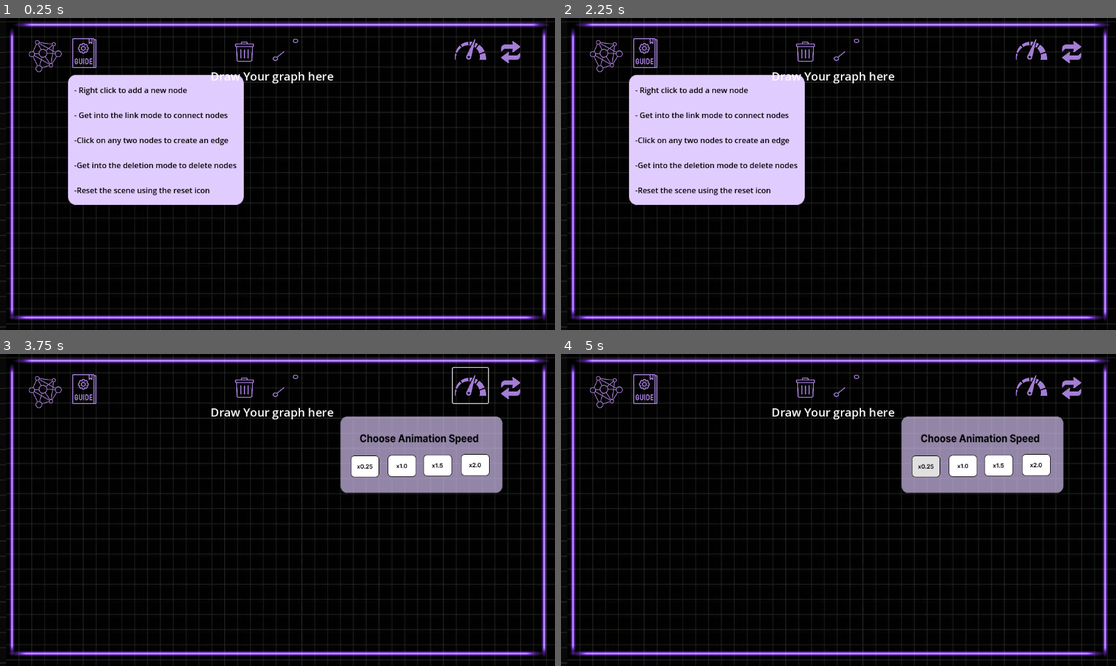
Above: before the commit, frames 1-4 (two rows, left to right).
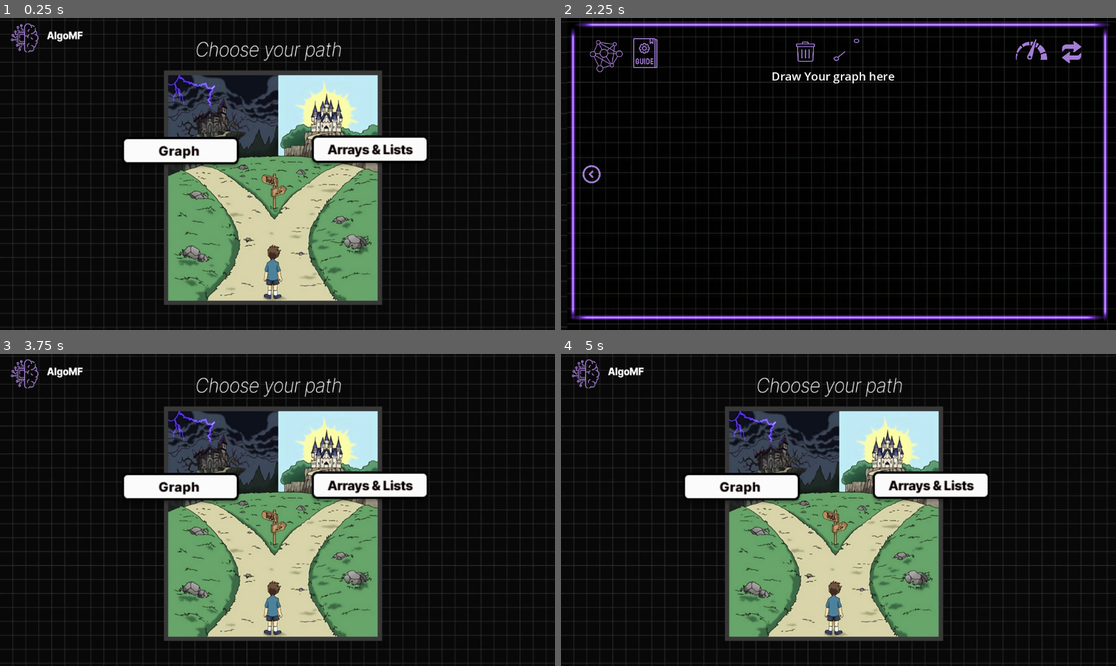
Above: after the commit, the same moments.

Repository: ftomara/Algo_MF
Game: Godot game, scene res://scenes/home_page.tscn
Same seed, same stepped clock (60 frames per second), same inputs: the game is played once before the commit and once after it. Before the commit the project starts from res://scenes/graph_scene_.tscn.
Inputs (mouse positions are in pixels of both pictures, inside the frame that each line leads up to):
- Up to frame 1 (0.25 s): no input
- Up to frame 2 (2.25 s): click (932, 152) at 0.52 s; click (588, 164) at 1.27 s; click (744, 152) at 2.02 s
- Up to frame 3 (3.75 s): click (33, 510) at 2.77 s; click (471, 385) at 3.52 s
- Up to frame 4 (5 s): click (927, 466) at 4.27 s

The runs differ from the first frame. In frame 1, 47% of the frame differs, in the area x 0-100%, y 0-100%; in frame 2, 13%; in frame 3, 45%; in frame 4, 45%.

Commit message:
Add Home page | Navigation between Scenes

Diff:
--- a/algo_visualizer/project.godot
+++ b/algo_visualizer/project.godot
@@ -11,7 +11,7 @@
 [application]
 
 config/name="Algo_Visualizer"
-run/main_scene="res://scenes/graph_scene_.tscn"
+run/main_scene="res://scenes/home_page.tscn"
 config/features=PackedStringArray("4.2", "Forward Plus")
 config/icon="res://icon.svg"
 
--- a/algo_visualizer/scenes/game.tscn
+++ b/algo_visualizer/scenes/game.tscn
@@ -23,6 +23,7 @@
 [ext_resource type="Texture2D" uid="uid://bjlc36uw0fef" path="res://assets/algorithm (3) 2.png" id="21_uijmx"]
 [ext_resource type="Texture2D" uid="uid://btu75lmaju2sm" path="res://assets/menuBG.png" id="22_b70sw"]
 [ext_resource type="Texture2D" uid="uid://oafthldre56y" path="res://assets/hover.png" id="23_lfeys"]
+[ext_resource type="Texture2D" uid="uid://bp8nxy2dn3obv" path="res://back arrow.png" id="24_i8b7q"]
 
 [sub_resource type="StyleBoxTexture" id="StyleBoxTexture_mohrj"]
 content_margin_left = 8.0
@@ -180,9 +181,9 @@
 anchors_preset = 1
 anchor_left = 1.0
 anchor_right = 1.0
-offset_left = -170.0
+offset_left = -103.0
 offset_top = 28.0
-offset_right = -94.0
+offset_right = -27.0
 offset_bottom = 104.0
 grow_horizontal = 0
 theme_override_styles/normal = SubResource("StyleBoxFlat_q85cv")
@@ -194,7 +195,7 @@
 alignment = 2
 
 [node name="info" parent="." instance=ExtResource("7_mkhgp")]
-position = Vector2(1048, 29)
+position = Vector2(934, -206)
 
 [node name="AudioStreamPlayer" type="AudioStreamPlayer" parent="."]
 stream = ExtResource("10_4nj0u")
@@ -204,10 +205,10 @@
 anchors_preset = 1
 anchor_left = 1.0
 anchor_right = 1.0
-offset_left = -257.0
-offset_top = 29.0
-offset_right = -184.0
-offset_bottom = 102.0
+offset_left = -195.0
+offset_top = 23.0
+offset_right = -122.0
+offset_bottom = 96.0
 grow_horizontal = 0
 icon = ExtResource("17_6ich0")
 flat = true
@@ -364,6 +365,20 @@
 theme_override_colors/font_color = Color(0, 0, 0, 1)
 theme_override_font_sizes/font_size = 15
 text = "Quick Sort"
+
+[node name="arrow" type="TextureButton" parent="."]
+layout_mode = 1
+anchors_preset = 4
+anchor_top = 0.5
+anchor_bottom = 0.5
+offset_left = 39.0
+offset_top = -41.0
+offset_right = 86.0
+offset_bottom = 6.0
+grow_vertical = 2
+texture_normal = ExtResource("24_i8b7q")
+ignore_texture_size = true
+stretch_mode = 0
 
 [connection signal="text_submitted" from="Background/MarginContainer/Rows/InputArea/HBoxContainer/LineEdit" to="." method="_on_line_edit_text_submitted"]
 [connection signal="text_submitted" from="Background/MarginContainer/Rows/InputArea/HBoxContainer/LineEdit" to="Background/MarginContainer/Rows/InputArea/HBoxContainer/LineEdit" method="_on_text_submitted"]
@@ -380,3 +395,4 @@
 [connection signal="pressed" from="MenuOptions/BubbleSort" to="." method="_on_bubble_sort_pressed"]
 [connection signal="pressed" from="MenuOptions/InsertionSort" to="." method="_on_insertion_sort_pressed"]
 [connection signal="pressed" from="MenuOptions/QuickSort" to="." method="_on_quick_sort_pressed"]
+[connection signal="pressed" from="arrow" to="." method="_on_arrow_pressed"]
--- a/algo_visualizer/scenes/graph_scene_.tscn
+++ b/algo_visualizer/scenes/graph_scene_.tscn
@@ -30,6 +30,7 @@
 [ext_resource type="Texture2D" uid="uid://b1shcljtm1x78" path="res://assets/recycle-bin (1).png" id="28_a712f"]
 [ext_resource type="Texture2D" uid="uid://eaxfa1hjjy5b" path="res://assets/nodes.png" id="29_535tv"]
 [ext_resource type="Texture2D" uid="uid://cjs3givi35t8q" path="res://assets/nodes_1.png" id="29_wtnk6"]
+[ext_resource type="Texture2D" uid="uid://bp8nxy2dn3obv" path="res://back arrow.png" id="31_05hj5"]
 
 [sub_resource type="StyleBoxTexture" id="StyleBoxTexture_dn7nt"]
 content_margin_left = 8.0
@@ -334,6 +335,7 @@
 flat = true
 
 [node name="guideWindow" type="TextureRect" parent="."]
+visible = false
 layout_mode = 0
 offset_left = 140.0
 offset_top = 117.0
@@ -594,6 +596,20 @@
 offset_bottom = 532.0
 grow_horizontal = 2
 grow_vertical = 0
+
+[node name="arrow" type="TextureButton" parent="."]
+layout_mode = 1
+anchors_preset = 4
+anchor_top = 0.5
+anchor_bottom = 0.5
+offset_left = 41.0
+offset_top = 176.0
+offset_right = 86.0
+offset_bottom = 221.0
+grow_vertical = 2
+texture_normal = ExtResource("31_05hj5")
+ignore_texture_size = true
+stretch_mode = 0
 
 [connection signal="pressed" from="reset" to="." method="_on_reset_pressed"]
 [connection signal="pressed" from="speed" to="." method="_on_speed_pressed"]
@@ -607,3 +623,4 @@
 [connection signal="confirmed" from="DeleteNodeDialog" to="." method="_on_delete_node_dialog_confirmed"]
 [connection signal="toggled" from="trash" to="." method="_on_trash_toggled"]
 [connection signal="toggled" from="line" to="." method="_on_line_toggled"]
+[connection signal="pressed" from="arrow" to="." method="_on_arrow_pressed"]
--- /dev/null
+++ b/algo_visualizer/scenes/home_page.gd
@@ -0,0 +1,9 @@
+extends Control
+
+
+func _on_array_pressed():
+	get_tree().change_scene_to_file("res://scenes/game.tscn")
+
+
+func _on_graph_pressed():
+	get_tree().change_scene_to_file("res://scenes/graph_scene_.tscn")
--- /dev/null
+++ b/algo_visualizer/scenes/home_page.tscn
@@ -0,0 +1,64 @@
+[gd_scene load_steps=6 format=3 uid="uid://o6n4qwphnnn2"]
+
+[ext_resource type="Texture2D" uid="uid://dfidfs2jbt5ae" path="res://assets/Home page.png" id="1_hky6d"]
+[ext_resource type="Script" path="res://scenes/home_page.gd" id="1_vk3mr"]
+[ext_resource type="Texture2D" uid="uid://8cl2os6tv4v2" path="res://assets/array and lists.png" id="2_kwdlt"]
+[ext_resource type="Texture2D" uid="uid://jr55d04cs1l8" path="res://assets/Graph.png" id="3_557gv"]
+
+[sub_resource type="StyleBoxTexture" id="StyleBoxTexture_2j3vc"]
+texture = ExtResource("1_hky6d")
+
+[node name="HomePage" type="Control"]
+layout_mode = 3
+anchors_preset = 15
+anchor_right = 1.0
+anchor_bottom = 1.0
+grow_horizontal = 2
+grow_vertical = 2
+script = ExtResource("1_vk3mr")
+
+[node name="Panel" type="Panel" parent="."]
+layout_mode = 1
+anchors_preset = 15
+anchor_right = 1.0
+anchor_bottom = 1.0
+grow_horizontal = 2
+grow_vertical = 2
+theme_override_styles/panel = SubResource("StyleBoxTexture_2j3vc")
+
+[node name="Array" type="Button" parent="Panel"]
+layout_mode = 1
+anchors_preset = 8
+anchor_left = 0.5
+anchor_top = 0.5
+anchor_right = 0.5
+anchor_bottom = 0.5
+offset_left = 59.0
+offset_top = -86.0
+offset_right = 237.0
+offset_bottom = -32.0
+grow_horizontal = 2
+grow_vertical = 2
+scale = Vector2(1.5, 1.5)
+icon = ExtResource("2_kwdlt")
+flat = true
+
+[node name="Graph" type="Button" parent="Panel"]
+layout_mode = 1
+anchors_preset = 8
+anchor_left = 0.5
+anchor_top = 0.5
+anchor_right = 0.5
+anchor_bottom = 0.5
+offset_left = -335.0
+offset_top = -83.0
+offset_right = -157.0
+offset_bottom = -29.0
+grow_horizontal = 2
+grow_vertical = 2
+scale = Vector2(1.5, 1.5)
+icon = ExtResource("3_557gv")
+flat = true
+
+[connection signal="pressed" from="Panel/Array" to="." method="_on_array_pressed"]
+[connection signal="pressed" from="Panel/Graph" to="." method="_on_graph_pressed"]
--- a/algo_visualizer/scripts/game.gd
+++ b/algo_visualizer/scripts/game.gd
@@ -427,3 +427,7 @@
 
 func _on_quick_sort_pressed():
 	start_sorting()
+
+
+func _on_arrow_pressed():
+	get_tree().change_scene_to_file("res://scenes/home_page.tscn")
--- a/algo_visualizer/scripts/graph_scene_.gd
+++ b/algo_visualizer/scripts/graph_scene_.gd
@@ -467,3 +467,7 @@
 	$QueuePanel/output.visible = false
 	output_2.visible = false
 	$QueuePanel/output2.visible = false
+
+
+func _on_arrow_pressed():
+	get_tree().change_scene_to_file("res://scenes/home_page.tscn")
Binary file added: algo_visualizer/assets/Graph.png
Not shown, added: algo_visualizer/assets/Graph.png.import
Binary file added: algo_visualizer/assets/Home page.png
Not shown, added: algo_visualizer/assets/Home page.png.import
Binary file added: algo_visualizer/assets/array and lists.png
Not shown, added: algo_visualizer/assets/array and lists.png.import
Binary file added: algo_visualizer/back arrow.png
Not shown, added: algo_visualizer/back arrow.png.import
Not shown: 1 places in algo_visualizer/scenes/game.tscn that only renumber resources
Not shown: 1 places in algo_visualizer/scenes/graph_scene_.tscn that only renumber resources
